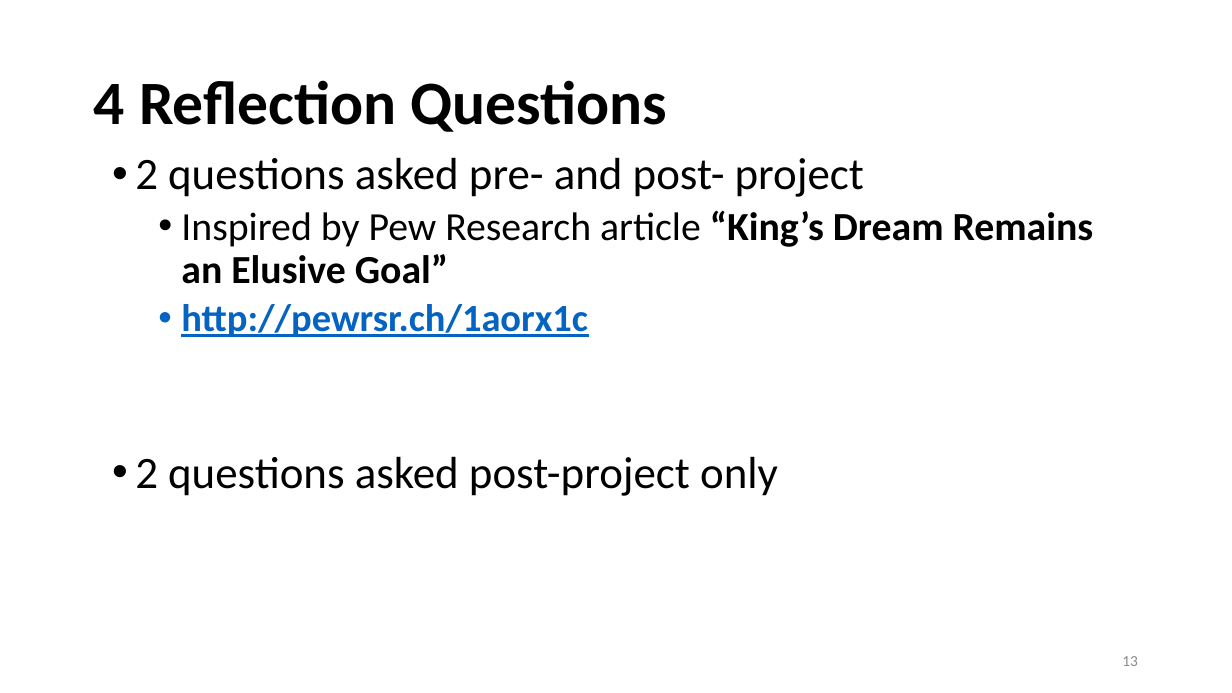
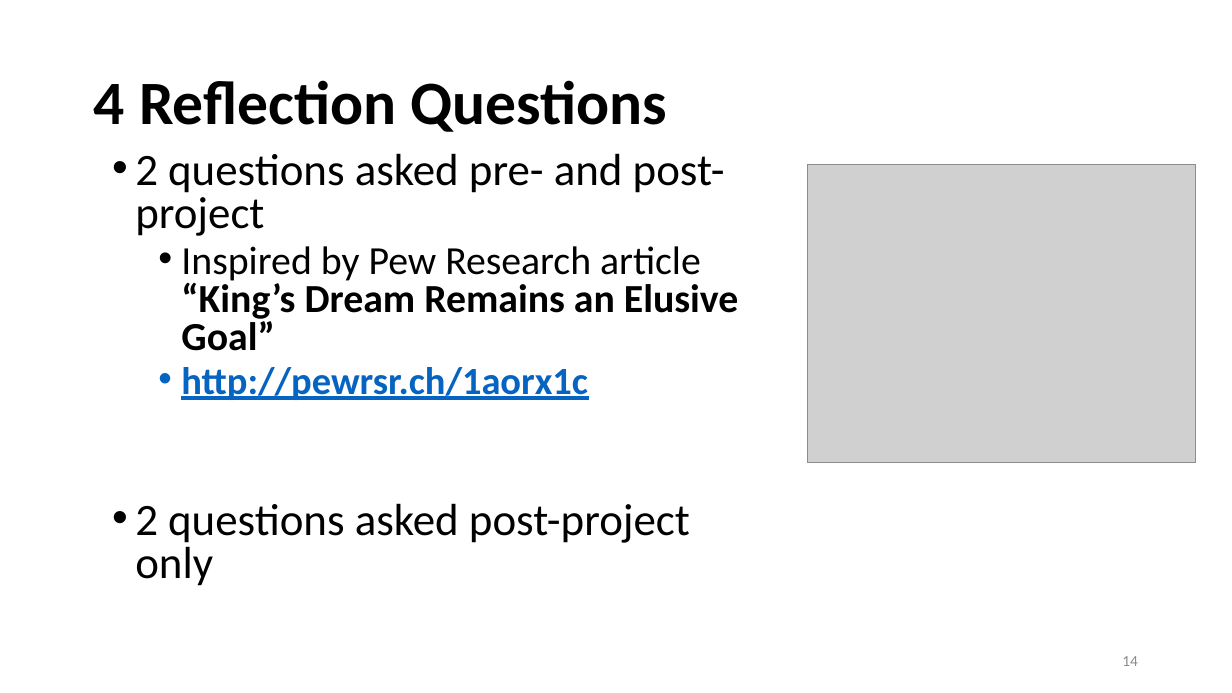
Before and after one commit to silasbergen/IASE, a slide deck: slide 14 of Presentation.pptx (slide 13 before the commit). Drawn at 1232x693 pixels with LibreOffice and Linux fonts; fonts in the diff are those of the drawing; grey boxes stand for pictures. Boxes give left, top, right and bottom in pixels: in the first picture for what was removed or moved away, otherwise in the second. Text is boxed around its words. In the diff, an @@ line names an element or a change of style, - is before the commit and + after.

```diff
--- a/Presentation.pptx
+++ b/Presentation.pptx
@@ text "2 questions asked pre- and ..." at box(135, 153, 738, 586): line spacing 0.9 to 0.8 @@
@@ picture added at box(807, 165, 1196, 462) @@
@@ page number at box(1122, 656, 1138, 666): text changed @@
-13
+14
```
Also in this commit, not shown: 6 other slides changed, 1 slide added.
